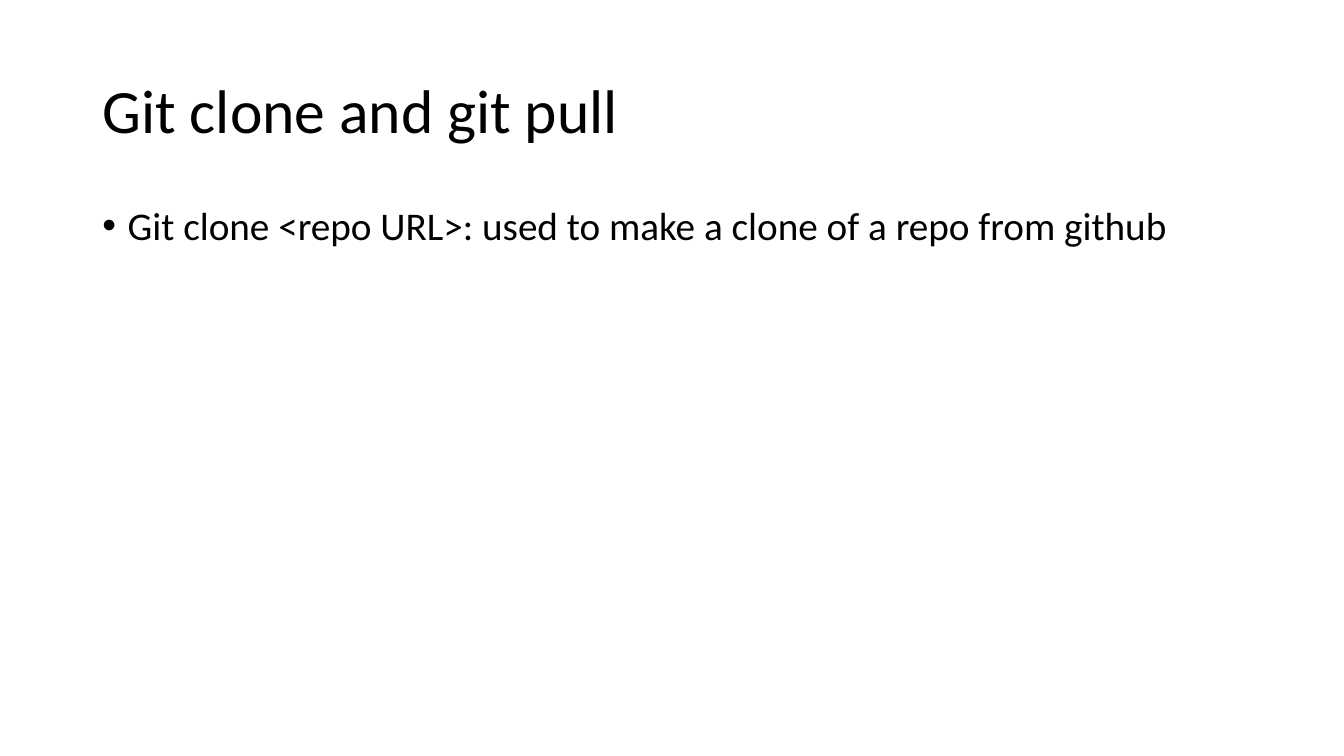
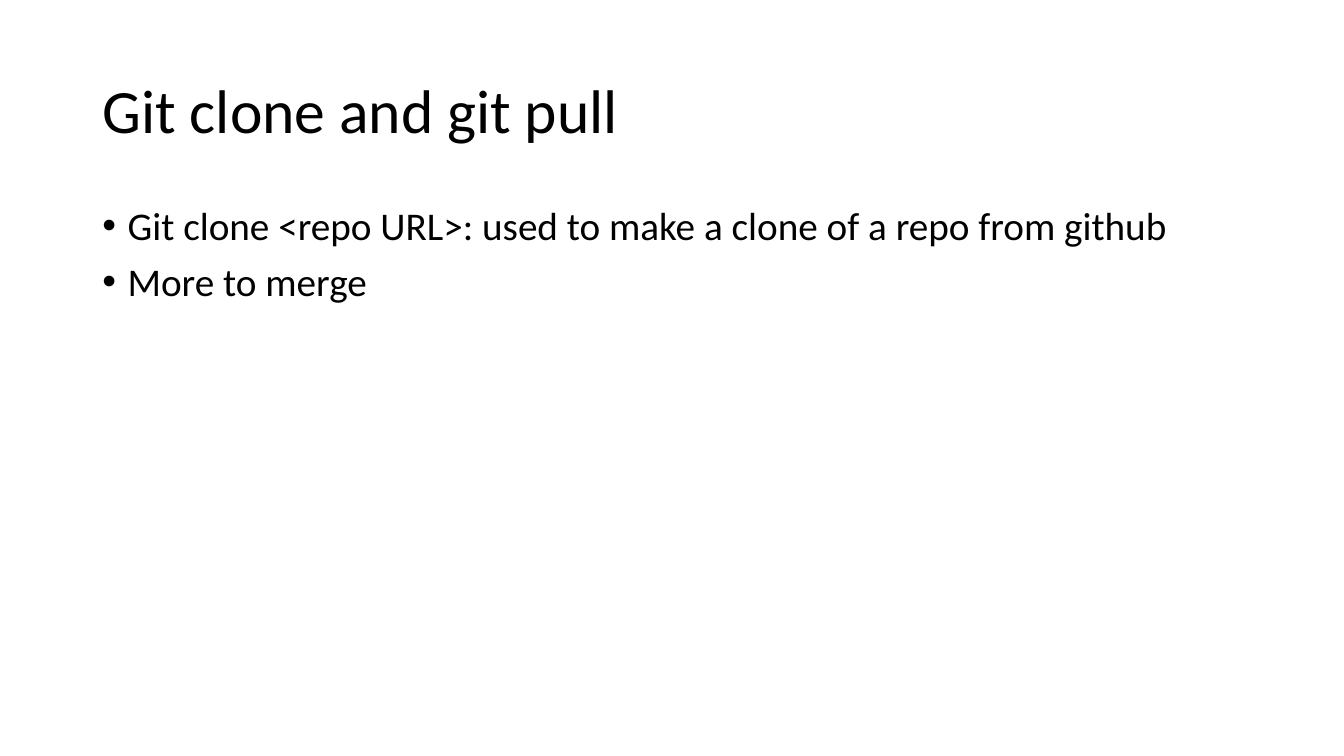
Before and after one commit to shahvishwa66/Python, a slide deck: slide 9 of Presentation1.pptx. Drawn at 1344x756 pixels with LibreOffice and Linux fonts; fonts in the diff are those of the drawing. Boxes give left, top, right and bottom in pixels: in the first picture for what was removed or moved away, otherwise in the second. Text is boxed around its words. In the diff, an @@ line names an element or a change of style, - is before the commit and + after.

Commit message:
more

```diff
--- a/Presentation1.pptx
+++ b/Presentation1.pptx
@@ text at box(128, 271, 366, 303): paragraph added @@
+• More to merge
```
